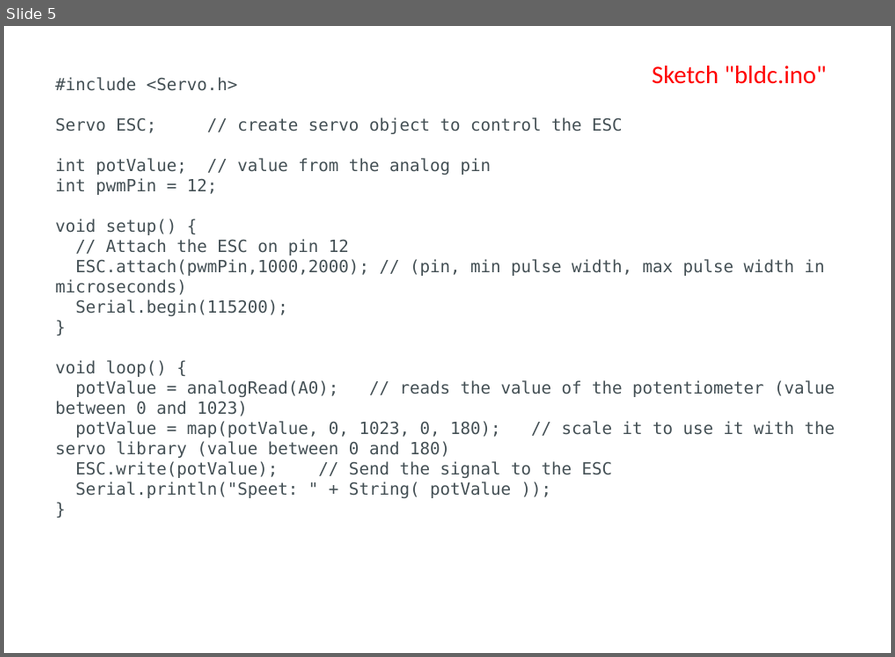
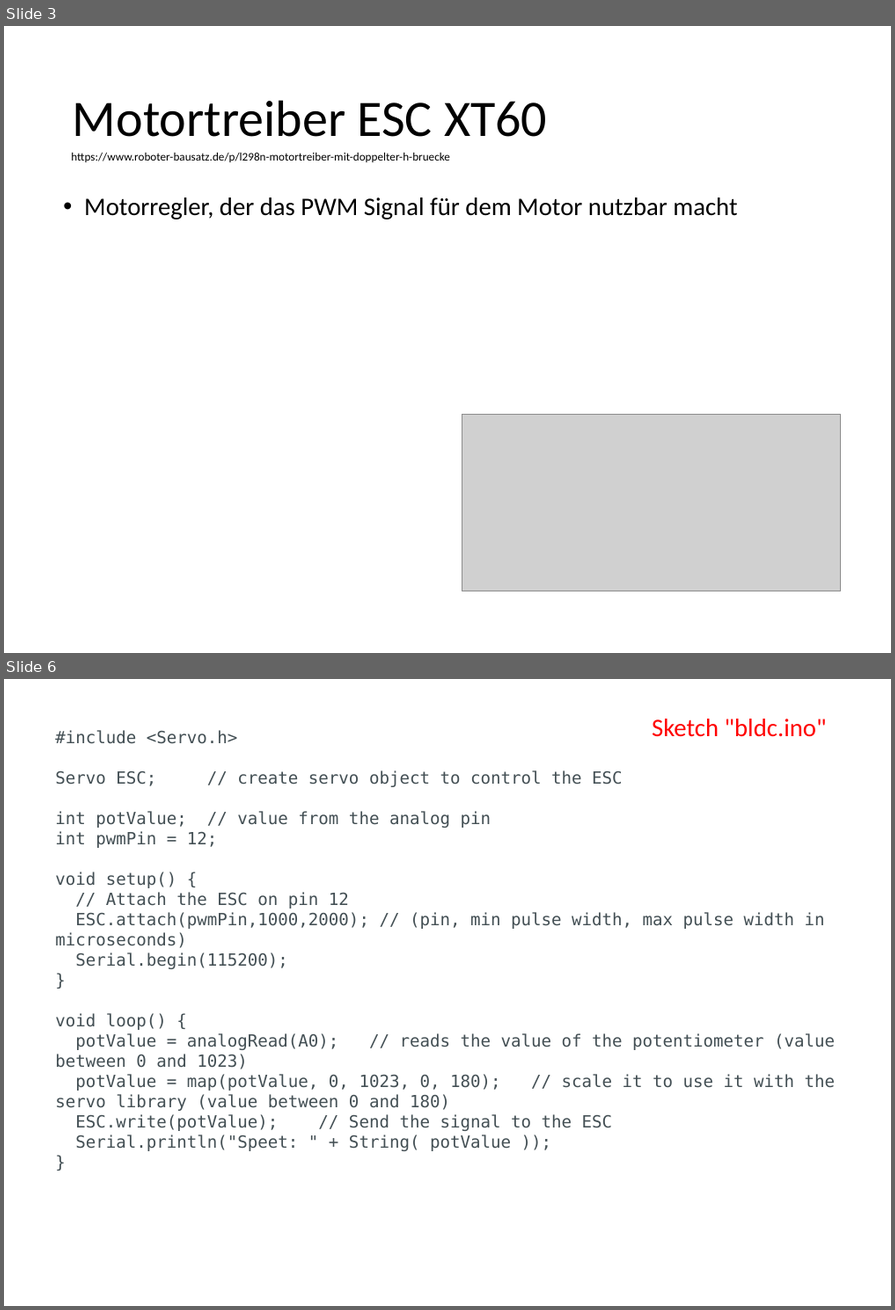
Before and after one commit to markhoff28/ztlArduinoCourse, a slide deck: Advanced/Workshop BL DC-Motor.odp. Shown one above the other, each under a label of ours: slide 5 before the commit, slides 3 and 6 after it; the slides between them are not shown. The pictures are 895x657 and 895x1310 pixels, drawn with LibreOffice and Linux fonts; fonts in the diff are those of the drawing; grey boxes stand for pictures. Boxes give left, top, right and bottom in pixels: in the first picture for what was removed or moved away, otherwise in the second. Text is boxed around its words. In the diff, an @@ line names an element or a change of style, - is before the commit and + after.

```diff
--- a/Advanced/Workshop BL DC-Motor.odp
+++ b/Advanced/Workshop BL DC-Motor.odp
@@ slide 3 added at <box>4,26,891,653</box>, background #FFFFFF @@
@@ title added at <box>73,100,547,137</box>, 48.5 pt, text #000000 @@
+Motortreiber ESC XT60
@@ text added at <box>71,153,450,162</box>, 11 pt, text #000000 @@
+https://www.roboter-bausatz.de/p/l298n-motortreiber-mit-doppelter-h-bruecke
@@ text added at <box>84,198,737,220</box>, 24 pt, text #000000 @@
+• Motorregler, der das PWM Signal für dem Motor nutzbar macht
@@ picture added at <box>462,414,840,591</box> @@
@@ what was slide 5 is now slide 6 @@
```
Also in this commit, not shown: 4 slides changed, 1 slide removed, 1 other file.
